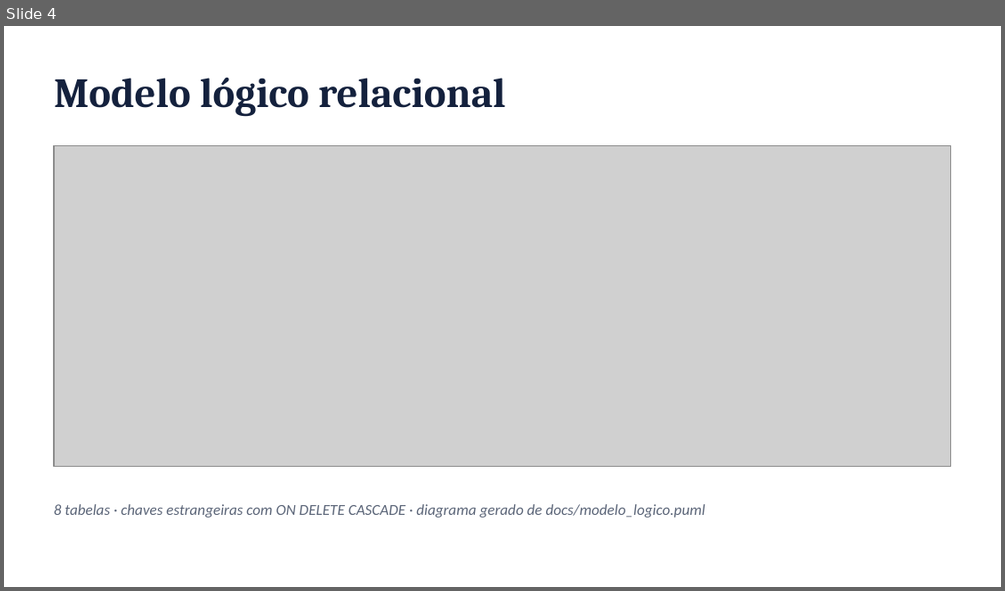
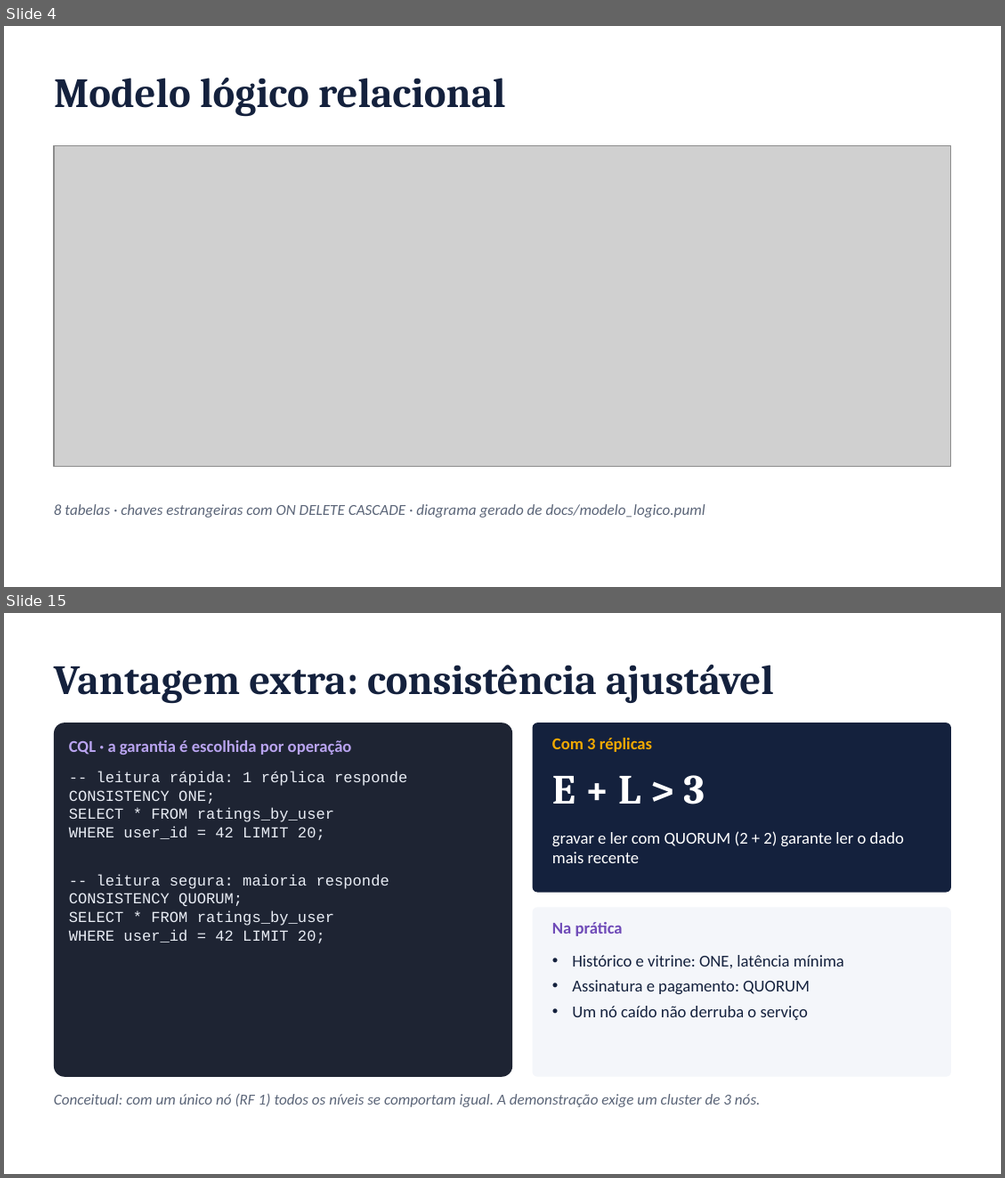
Before and after one commit to FineiasAntonio/BancoDeDados, a slide deck: docs/apresentacao.pptx. Shown one above the other, each under a label of ours: slide 4 before the commit, slides 4 and 15 after it; the slides between them are not shown. The pictures are 1005x591 and 1005x1178 pixels, drawn with LibreOffice and Linux fonts; fonts in the diff are those of the drawing; grey boxes stand for pictures. Boxes give left, top, right and bottom in pixels: in the first picture for what was removed or moved away, otherwise in the second. Text is boxed around its words. In the diff, an @@ line names an element or a change of style, - is before the commit and + after.

```diff
--- a/docs/apresentacao.pptx
+++ b/docs/apresentacao.pptx
@@ slide 15 added at box(4, 613, 1001, 1174), background #FFFFFF @@
@@ text added at box(54, 665, 774, 703), 30 pt, text #14213D, bold @@
+Vantagem extra: consistência ajustável
@@ rounded rectangle added at box(54, 722, 512, 1077), fill #1E2433 @@
@@ text added at box(69, 740, 352, 755), 12 pt, text #B9A4F0, bold @@
+CQL · a garantia é escolhida por operação
@@ rounded rectangle added at box(533, 722, 951, 892), fill #14213D @@
@@ text added at box(552, 738, 652, 752), 12 pt, text #F2A900, bold @@
+Com 3 réplicas
@@ text added at box(69, 771, 407, 943), 11 pt, text #E8ECF4 @@
+-- leitura rápida: 1 réplica responde
+CONSISTENCY ONE;
+SELECT * FROM ratings_by_user
+WHERE user_id = 42 LIMIT 20;
+-- leitura segura: maioria responde
+CONSISTENCY QUORUM;
+SELECT * FROM ratings_by_user
+WHERE user_id = 42 LIMIT 20;
@@ text added at box(552, 775, 704, 804), 30 pt, text #FFFFFF, bold @@
+E + L > 3
@@ text added at box(552, 831, 904, 863), 12 pt, text #FFFFFF @@
+gravar e ler com QUORUM (2 + 2) garante ler o dado mais recente
@@ rounded rectangle added at box(533, 907, 951, 1077), fill #F4F6FA @@
@@ text added at box(552, 922, 623, 936), 12 pt, text #6F4BB8, bold @@
+Na prática
@@ text added at box(572, 955, 844, 1020), 12 pt, text #14213D @@
+• Histórico e vitrine: ONE, latência mínima
+• Assinatura e pagamento: QUORUM
+• Um nó caído não derruba o serviço
@@ text added at box(54, 1094, 760, 1107), 11 pt, text #5B6578, italic @@
+Conceitual: com um único nó (RF 1) todos os níveis se comportam igual. A demonstração exige um cluster de 3 nós.
```
Also in this commit, not shown: 11 slides changed, 2 other slides added, 4 slides removed, 3 other files.
